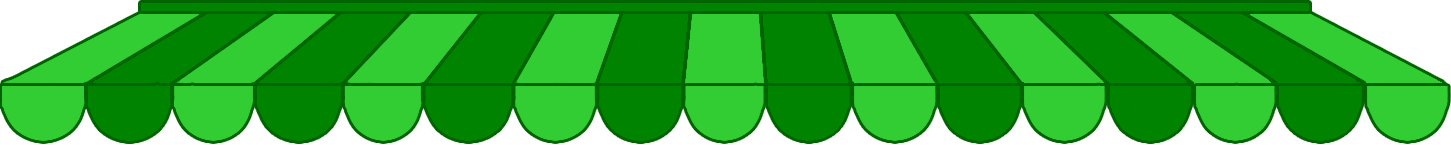
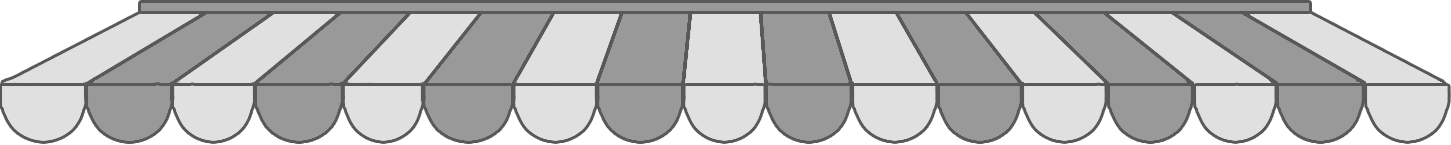
Layers edited between the first and the second 1451×145 image:
pixels changed over 0, 0, 1451, 144 (layer not identified)
